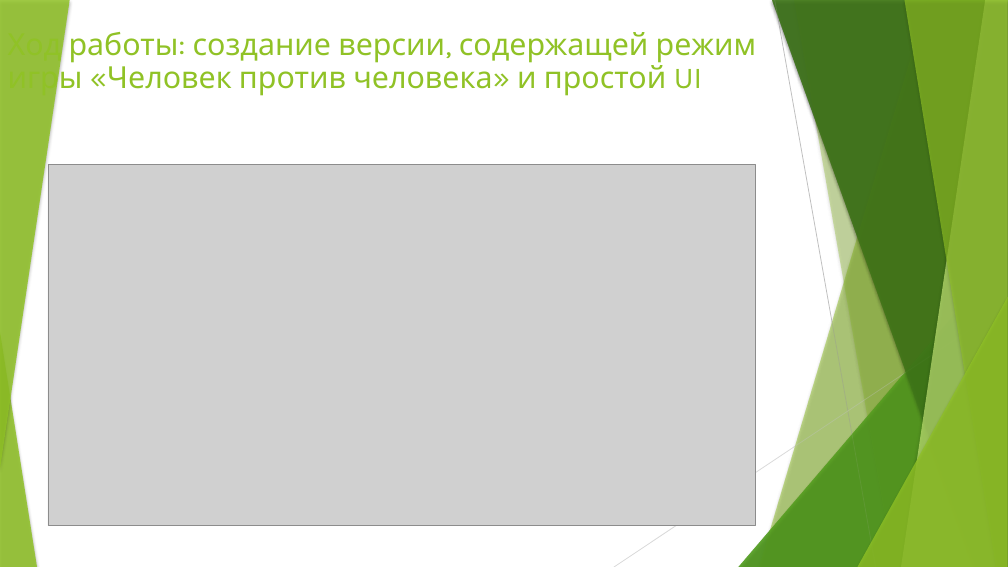
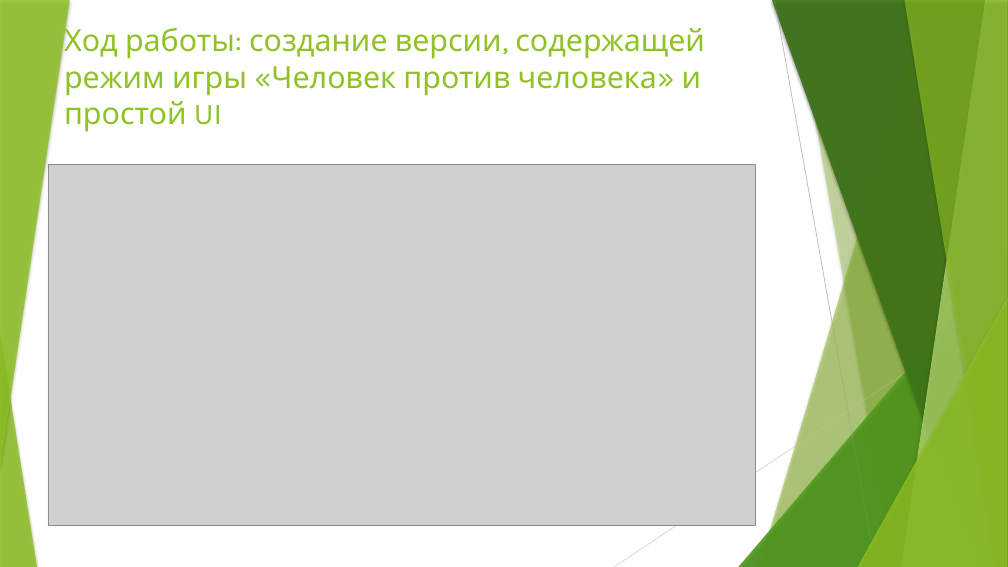
Before and after one commit to Dramon777/project, a slide deck: slide 4 of Приложение-игра «Длинные нарды» финальная версия.pptx. Drawn at 1008x567 pixels with LibreOffice and Linux fonts; fonts in the diff are those of the drawing; grey boxes stand for pictures. Boxes give left, top, right and bottom in pixels: in the first picture for what was removed or moved away, otherwise in the second. Text is boxed around its words. In the diff, an @@ line names an element or a change of style, - is before the commit and + after.

```diff
--- a/Приложение-игра «Длинные нарды» финальная версия.pptx
+++ b/Приложение-игра «Длинные нарды» финальная версия.pptx
@@ title "Ход работы: создание версии, содержащей ..." moved from (x1=8, y1=32, x2=757, y2=96) to (x1=64, y1=24, x2=705, y2=132) @@
@@ title "Ход работы: создание версии, содержащей ..." at (x1=64, y1=24, x2=705, y2=132): line spacing 0.9 to 1 @@
```
Also in this commit, not shown: 4 other slides changed, 5 slides added, 1 slide removed, 1 other file.
